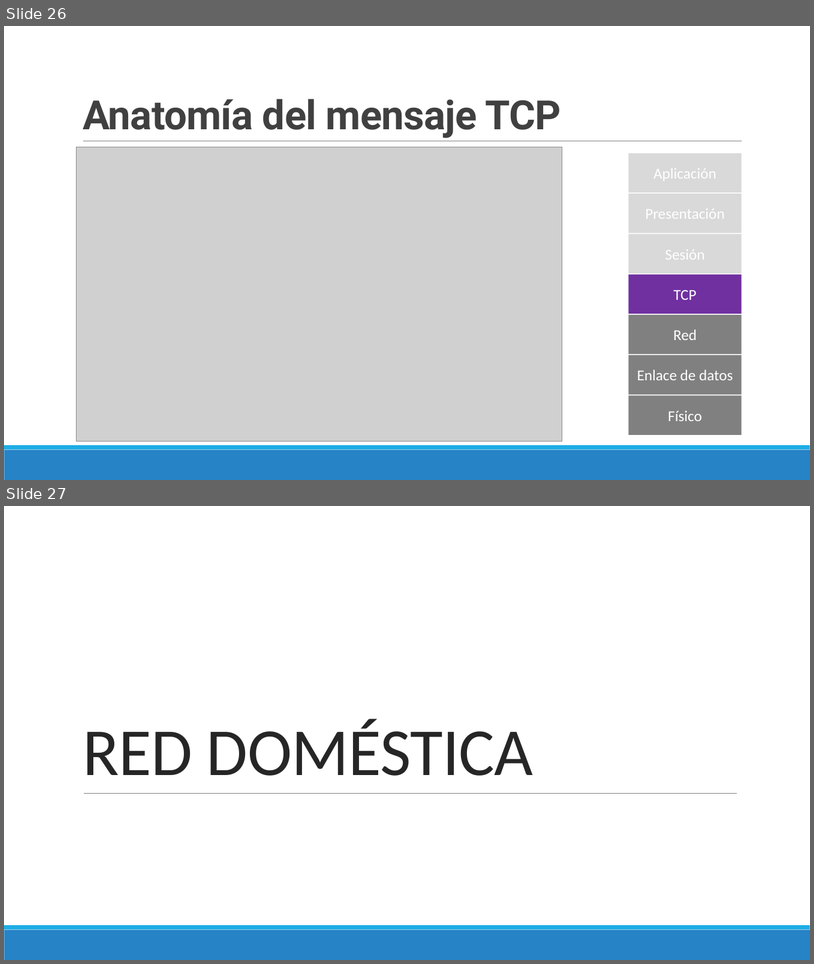
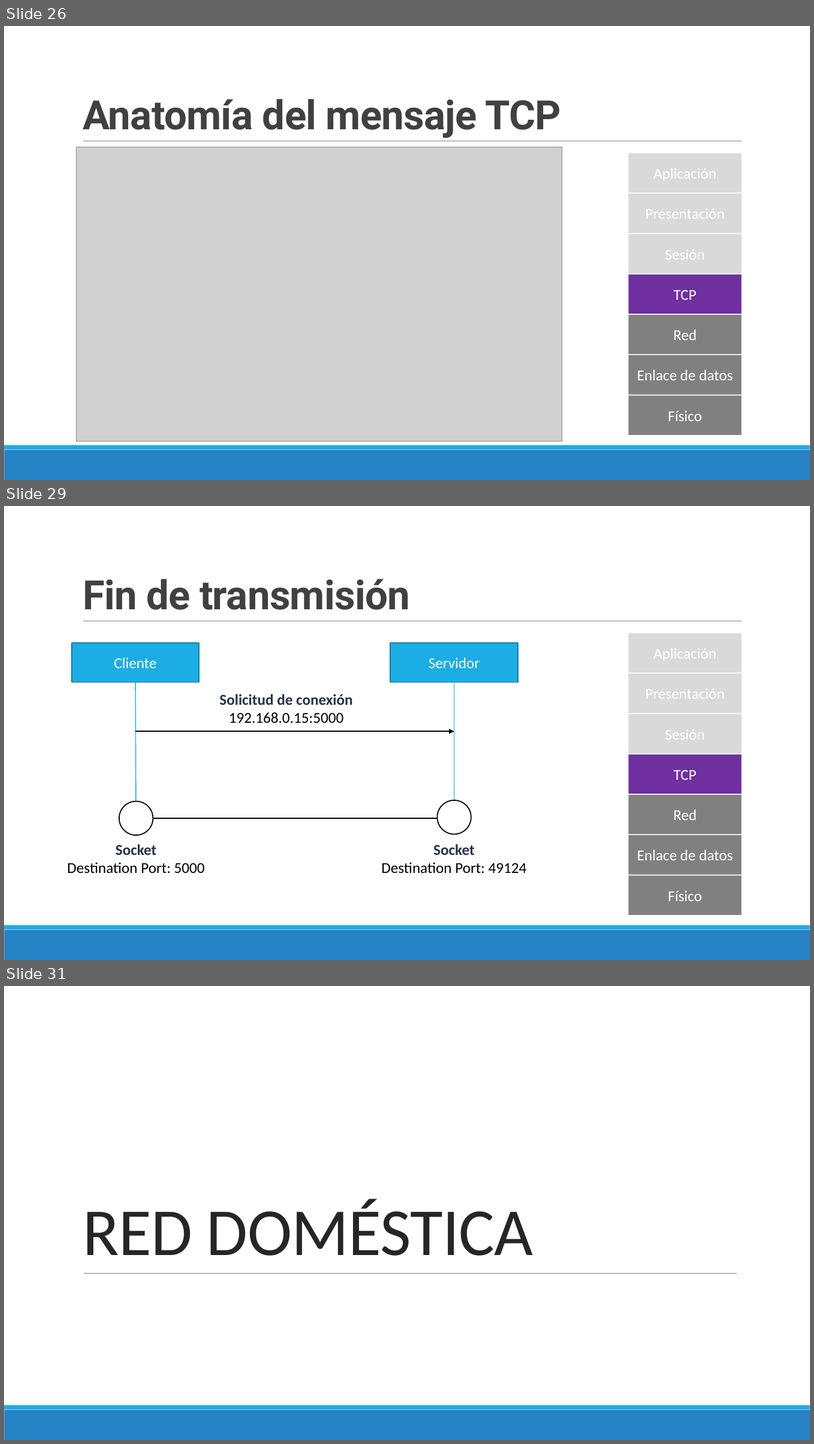
Before and after one commit to Domiciano/Integrador1TEL241, a slide deck: 1. Capa de red/TCP/Semana 2.pptx. Shown one above the other, each under a label of ours: slides 26 and 27 before the commit, slides 26, 29 and 31 after it; the slides between them are not shown. The pictures are 814x964 and 814x1444 pixels, drawn with LibreOffice and Linux fonts; fonts in the diff are those of the drawing; grey boxes stand for pictures. Boxes give left, top, right and bottom in pixels: in the first picture for what was removed or moved away, otherwise in the second. Text is boxed around its words. In the diff, an @@ line names an element or a change of style, - is before the commit and + after.

```diff
--- a/1. Capa de red/TCP/Semana 2.pptx
+++ b/1. Capa de red/TCP/Semana 2.pptx
@@ slide 29 added at (4,506,810,960), background #FFFFFF; not listed: 3 template elements that a slide beside it also shows @@
@@ title added at (83,579,410,610), 48 pt, text #404040, bold @@
+Fin de transmisión
@@ rectangle added at (72,643,200,682), fill #1CADE4, outline #1580A9 1.25 pt, 18 pt, text #FFFFFF @@
+Cliente
@@ rectangle added at (390,643,518,682), fill #1CADE4, outline #1580A9 1.25 pt, 18 pt, text #FFFFFF @@
+Servidor
@@ rectangle added at (629,633,742,672), fill #D9D9D9, 18 pt, text #FFFFFF @@
+Aplicación
@@ line added from (135, 682) to (136, 835), #1CADE4 1 pt @@
@@ line added from (455, 673) to (455, 834), #1CADE4 1 pt @@
@@ text added at (645,685,725,703), 18 pt, text #FFFFFF @@
+Presentación
@@ text added at (219,694,353,723), 18 pt, text #27304E, bold @@
+Solicitud de conexión
+192.168.0.15:5000
@@ rectangle added at (629,714,742,753), fill #D9D9D9, 18 pt, text #FFFFFF @@
+Sesión
@@ arrow added from (135, 731) to (455, 731), #000000 1 pt @@
@@ rectangle added at (629,754,742,793), fill #7030A0, 18 pt, text #FFFFFF @@
+TCP
@@ ellipse added at (119,801,153,835), fill #FFFFFF, outline #000000 1.25 pt @@
@@ ellipse added at (438,800,471,834), fill #FFFFFF, outline #000000 1.25 pt @@
@@ rectangle added at (629,795,742,834), fill #808080, 18 pt, text #FFFFFF @@
+Red
@@ arrow added from (153, 818) to (455, 818), #000000 1 pt @@
@@ text added at (67,844,205,873), 18 pt, text #000000 @@
+Socket
+Destination Port: 5000
@@ text added at (381,844,527,873), 18 pt, text #000000 @@
+Socket
+Destination Port: 49124
@@ text added at (638,849,733,860), 18 pt, text #FFFFFF @@
+Enlace de datos
@@ rectangle added at (629,875,742,915), fill #808080, 18 pt, text #FFFFFF @@
+Físico
@@ what was slide 27 is now slide 31 @@
```
Also in this commit, not shown: 1 slide changed, 3 other slides added, 1 other file.
